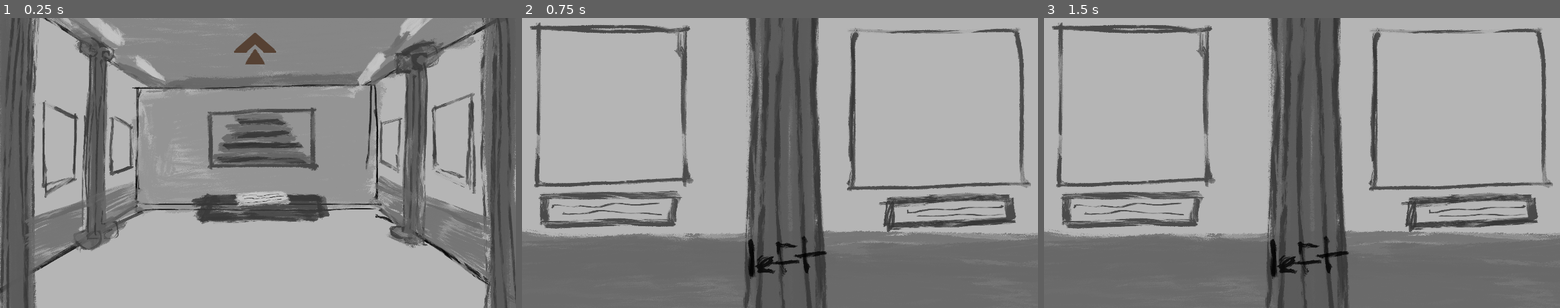
Above: before the commit, frames 1-3 (left to right).
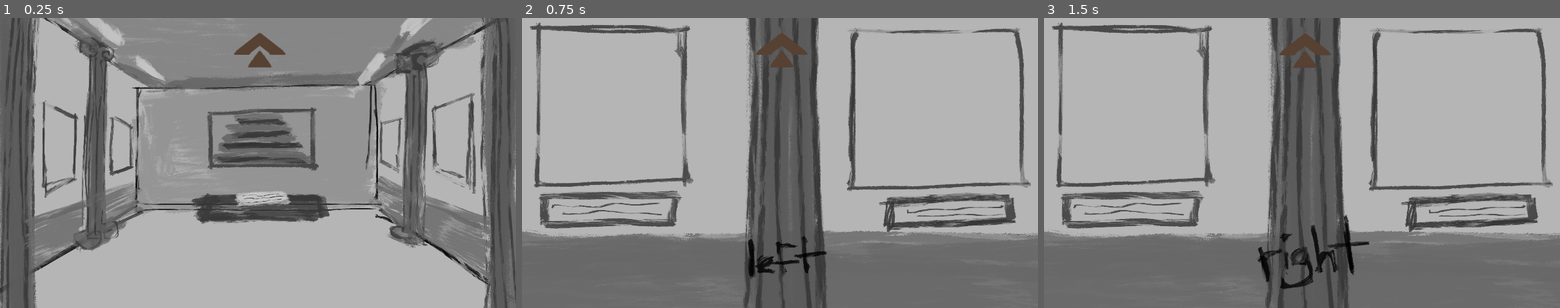
Above: after the commit, the same moments.

Repository: yaliu10/Escape-Room
Game: Godot game, scene res://Scenes/ending.tscn
Same seed, same stepped clock (60 frames per second), same inputs: the game is played once before the commit and once after it. This scene is started directly instead of the project's main scene.
Inputs (mouse positions are in pixels of both pictures, inside the frame that each line leads up to):
- Up to frame 1 (0.25 s): no input
- Up to frame 2 (0.75 s): click (780, 52) at 0.52 s
- Up to frame 3 (1.5 s): click (1302, 52) at 1.27 s

The runs differ from the first frame. In frame 1, 0.4% of the frame differs, in the area x 45-56%, y 5-18%; in frame 2, 0.4%; in frame 3, 1.9%, in the area x 41-64%, y 5-94%.

Commit message:
Scene completed (need some sizing for 3rd)

Diff:
--- a/escape-room/Scenes/ending.tscn
+++ b/escape-room/Scenes/ending.tscn
@@ -6,6 +6,9 @@
 [ext_resource type="Texture2D" uid="uid://dodxkgqtjqnux" path="res://art/placeholder left wall.PNG" id="4_lku07"]
 [ext_resource type="Texture2D" uid="uid://dm7fqcwymr2lp" path="res://art/placeholder right wall.PNG" id="5_8br66"]
 
+[sub_resource type="RectangleShape2D" id="RectangleShape2D_2us7j"]
+size = Vector2(1148, 647)
+
 [sub_resource type="StyleBoxEmpty" id="StyleBoxEmpty_8k5t7"]
 
 [sub_resource type="StyleBoxEmpty" id="StyleBoxEmpty_yvkar"]
@@ -31,6 +34,50 @@
 [sub_resource type="RectangleShape2D" id="RectangleShape2D_kcyoi"]
 size = Vector2(1154, 644)
 
+[sub_resource type="StyleBoxEmpty" id="StyleBoxEmpty_d8sif"]
+
+[sub_resource type="StyleBoxEmpty" id="StyleBoxEmpty_7m3f0"]
+
+[sub_resource type="StyleBoxEmpty" id="StyleBoxEmpty_pbaqr"]
+
+[sub_resource type="StyleBoxEmpty" id="StyleBoxEmpty_34jp0"]
+
+[sub_resource type="StyleBoxEmpty" id="StyleBoxEmpty_sw40h"]
+
+[sub_resource type="StyleBoxEmpty" id="StyleBoxEmpty_8843e"]
+
+[sub_resource type="StyleBoxEmpty" id="StyleBoxEmpty_jgdt3"]
+
+[sub_resource type="StyleBoxEmpty" id="StyleBoxEmpty_240ss"]
+
+[sub_resource type="StyleBoxEmpty" id="StyleBoxEmpty_6gprx"]
+
+[sub_resource type="StyleBoxEmpty" id="StyleBoxEmpty_j7yvr"]
+
+[sub_resource type="StyleBoxEmpty" id="StyleBoxEmpty_yarex"]
+
+[sub_resource type="StyleBoxEmpty" id="StyleBoxEmpty_5wfnv"]
+
+[sub_resource type="StyleBoxEmpty" id="StyleBoxEmpty_bw3jp"]
+
+[sub_resource type="StyleBoxEmpty" id="StyleBoxEmpty_vsdan"]
+
+[sub_resource type="StyleBoxEmpty" id="StyleBoxEmpty_1hbmr"]
+
+[sub_resource type="StyleBoxEmpty" id="StyleBoxEmpty_t0om7"]
+
+[sub_resource type="StyleBoxEmpty" id="StyleBoxEmpty_pp8h4"]
+
+[sub_resource type="StyleBoxEmpty" id="StyleBoxEmpty_dh8io"]
+
+[sub_resource type="StyleBoxEmpty" id="StyleBoxEmpty_ls4q3"]
+
+[sub_resource type="StyleBoxEmpty" id="StyleBoxEmpty_q45mf"]
+
+[sub_resource type="StyleBoxEmpty" id="StyleBoxEmpty_qx0lm"]
+
+[sub_resource type="StyleBoxEmpty" id="StyleBoxEmpty_m0u81"]
+
 [node name="Ending" type="Control"]
 layout_mode = 3
 anchors_preset = 15
@@ -50,7 +97,14 @@
 texture = ExtResource("1_wn7ke")
 expand_mode = 1
 
-[node name="RightButton" type="Button" parent="."]
+[node name="Area2D" type="Area2D" parent="TextureRect"]
+
+[node name="CollisionShape2D" type="CollisionShape2D" parent="TextureRect/Area2D"]
+visible = false
+position = Vector2(576, 323.5)
+shape = SubResource("RectangleShape2D_2us7j")
+
+[node name="ForwardButton" type="Button" parent="TextureRect"]
 layout_mode = 0
 offset_left = 523.0
 offset_top = 31.0
@@ -69,16 +123,15 @@
 theme_override_styles/normal = SubResource("StyleBoxEmpty_pvtvr")
 flat = true
 
-[node name="TextureRect" type="TextureRect" parent="RightButton"]
+[node name="TextureRect" type="TextureRect" parent="TextureRect/ForwardButton"]
 layout_mode = 1
 anchors_preset = -1
-anchor_left = 0.0526316
-anchor_right = 1.0
-anchor_bottom = 1.0
-offset_left = -7.0
-offset_top = 97.0
-offset_right = 1.99999
-offset_bottom = 96.0
+anchor_right = 1.221
+anchor_bottom = 1.082
+offset_left = -2.0
+offset_top = 106.0
+offset_right = -9.99501
+offset_bottom = 117.964
 grow_horizontal = 2
 grow_vertical = 2
 rotation = -1.5708
@@ -97,12 +150,48 @@
 texture = ExtResource("4_lku07")
 expand_mode = 1
 
-[node name="Area2D" type="Area2D" parent="Placeholder"]
-
-[node name="CollisionShape2D" type="CollisionShape2D" parent="Placeholder/Area2D"]
+[node name="2ndArea2D" type="Area2D" parent="Placeholder"]
+
+[node name="CollisionShape2D" type="CollisionShape2D" parent="Placeholder/2ndArea2D"]
+visible = false
 position = Vector2(577, 324)
 shape = SubResource("RectangleShape2D_kcyoi")
 
+[node name="2ndButton" type="Button" parent="Placeholder"]
+layout_mode = 0
+offset_left = 523.0
+offset_top = 31.0
+offset_right = 618.0
+offset_bottom = 129.0
+theme_override_styles/focus = SubResource("StyleBoxEmpty_d8sif")
+theme_override_styles/disabled_mirrored = SubResource("StyleBoxEmpty_7m3f0")
+theme_override_styles/disabled = SubResource("StyleBoxEmpty_pbaqr")
+theme_override_styles/hover_pressed_mirrored = SubResource("StyleBoxEmpty_34jp0")
+theme_override_styles/hover_pressed = SubResource("StyleBoxEmpty_sw40h")
+theme_override_styles/hover_mirrored = SubResource("StyleBoxEmpty_8843e")
+theme_override_styles/hover = SubResource("StyleBoxEmpty_jgdt3")
+theme_override_styles/pressed_mirrored = SubResource("StyleBoxEmpty_240ss")
+theme_override_styles/pressed = SubResource("StyleBoxEmpty_6gprx")
+theme_override_styles/normal_mirrored = SubResource("StyleBoxEmpty_j7yvr")
+theme_override_styles/normal = SubResource("StyleBoxEmpty_yarex")
+flat = true
+
+[node name="TextureRect2" type="TextureRect" parent="Placeholder/2ndButton"]
+layout_mode = 1
+anchors_preset = -1
+anchor_right = 1.221
+anchor_bottom = 1.082
+offset_left = -2.0
+offset_top = 106.0
+offset_right = -9.99501
+offset_bottom = 117.964
+grow_horizontal = 2
+grow_vertical = 2
+rotation = -1.5708
+texture = ExtResource("2_8htpb")
+expand_mode = 1
+flip_h = true
+
 [node name="Placeholder2" type="TextureRect" parent="."]
 visible = false
 layout_mode = 1
@@ -114,12 +203,51 @@
 texture = ExtResource("5_8br66")
 expand_mode = 1
 
-[node name="Area2D" type="Area2D" parent="Placeholder2"]
-
-[node name="CollisionShape2D" type="CollisionShape2D" parent="Placeholder2/Area2D"]
+[node name="3rdArea2D" type="Area2D" parent="Placeholder2"]
+
+[node name="CollisionShape2D" type="CollisionShape2D" parent="Placeholder2/3rdArea2D"]
+visible = false
 position = Vector2(577, 324)
 shape = SubResource("RectangleShape2D_kcyoi")
 
-[connection signal="pressed" from="RightButton" to="." method="_on_right_button_pressed"]
-[connection signal="input_event" from="Placeholder/Area2D" to="." method="_on_area_2d_input_event"]
-[connection signal="input_event" from="Placeholder2/Area2D" to="." method="_on_area_2d_input_event"]
+[node name="3rdButton" type="Button" parent="Placeholder2"]
+layout_mode = 0
+offset_left = 523.0
+offset_top = 31.0
+offset_right = 618.0
+offset_bottom = 129.0
+theme_override_styles/focus = SubResource("StyleBoxEmpty_5wfnv")
+theme_override_styles/disabled_mirrored = SubResource("StyleBoxEmpty_bw3jp")
+theme_override_styles/disabled = SubResource("StyleBoxEmpty_vsdan")
+theme_override_styles/hover_pressed_mirrored = SubResource("StyleBoxEmpty_1hbmr")
+theme_override_styles/hover_pressed = SubResource("StyleBoxEmpty_t0om7")
+theme_override_styles/hover_mirrored = SubResource("StyleBoxEmpty_pp8h4")
+theme_override_styles/hover = SubResource("StyleBoxEmpty_dh8io")
+theme_override_styles/pressed_mirrored = SubResource("StyleBoxEmpty_ls4q3")
+theme_override_styles/pressed = SubResource("StyleBoxEmpty_q45mf")
+theme_override_styles/normal_mirrored = SubResource("StyleBoxEmpty_qx0lm")
+theme_override_styles/normal = SubResource("StyleBoxEmpty_m0u81")
+flat = true
+
+[node name="TextureRect3" type="TextureRect" parent="Placeholder2/3rdButton"]
+layout_mode = 1
+anchors_preset = -1
+anchor_right = 1.221
+anchor_bottom = 1.082
+offset_left = 1.0
+offset_top = 107.0
+offset_right = -6.99501
+offset_bottom = 118.964
+grow_horizontal = 2
+grow_vertical = 2
+rotation = -1.5708
+texture = ExtResource("2_8htpb")
+expand_mode = 1
+flip_h = true
+
+[connection signal="input_event" from="TextureRect/Area2D" to="." method="_on_area_2d_input_event"]
+[connection signal="pressed" from="TextureRect/ForwardButton" to="." method="_on_forward_button_pressed"]
+[connection signal="input_event" from="Placeholder/2ndArea2D" to="." method="_on_nd_area_2d_input_event"]
+[connection signal="pressed" from="Placeholder/2ndButton" to="." method="_on_nd_button_pressed"]
+[connection signal="input_event" from="Placeholder2/3rdArea2D" to="." method="_on_rd_area_2d_input_event"]
+[connection signal="pressed" from="Placeholder2/3rdButton" to="." method="_on_rd_button_pressed"]
--- a/escape-room/Scripts/ending.gd
+++ b/escape-room/Scripts/ending.gd
@@ -2,21 +2,32 @@
 
 var detail_selected = false
 
-# Called when the node enters the scene tree for the first time.
-func _ready() -> void:
-	pass # Replace with function body.
+func _on_area_2d_input_event(viewport: Node, event: InputEvent, shape_idx: int) -> void:
+	if !detail_selected:
+		if event is InputEventMouseButton and event.button_index == MOUSE_BUTTON_LEFT:
+			$TextureRect.visible = false
+			detail_selected = false
+
+func _on_forward_button_pressed() -> void:
+	$Placeholder.visible = true
 
 
-# Called every frame. 'delta' is the elapsed time since the previous frame.
-func _process(delta: float) -> void:
-	pass
+func _on_nd_area_2d_input_event(viewport: Node, event: InputEvent, shape_idx: int) -> void:
+	if !detail_selected:
+		if event is InputEventMouseButton and event.button_index == MOUSE_BUTTON_LEFT:
+			$Placeholder.visible = false
+			detail_selected = false
+
+func _on_nd_button_pressed() -> void:
+	$Placeholder2.visible = true
 
 
-func _on_area_2d_input_event(viewport: Node, event: InputEvent, shape_idx: int) -> void:
-	if event is InputEventMouseButton and event.button_index == MOUSE_BUTTON_LEFT:
-		$Placeholder.visible = false
-		detail_selected = false
+func _on_rd_area_2d_input_event(viewport: Node, event: InputEvent, shape_idx: int) -> void:
+	if !detail_selected:
+		if event is InputEventMouseButton and event.button_index == MOUSE_BUTTON_LEFT:
+			$Placeholder2.visible = false
+			detail_selected = false
 
 
-func _on_right_button_pressed() -> void:
-	$Placeholder.visible = true
+func _on_rd_button_pressed() -> void:
+	pass
Not shown: 1 places in escape-room/Scenes/ending.tscn that only renumber resources
